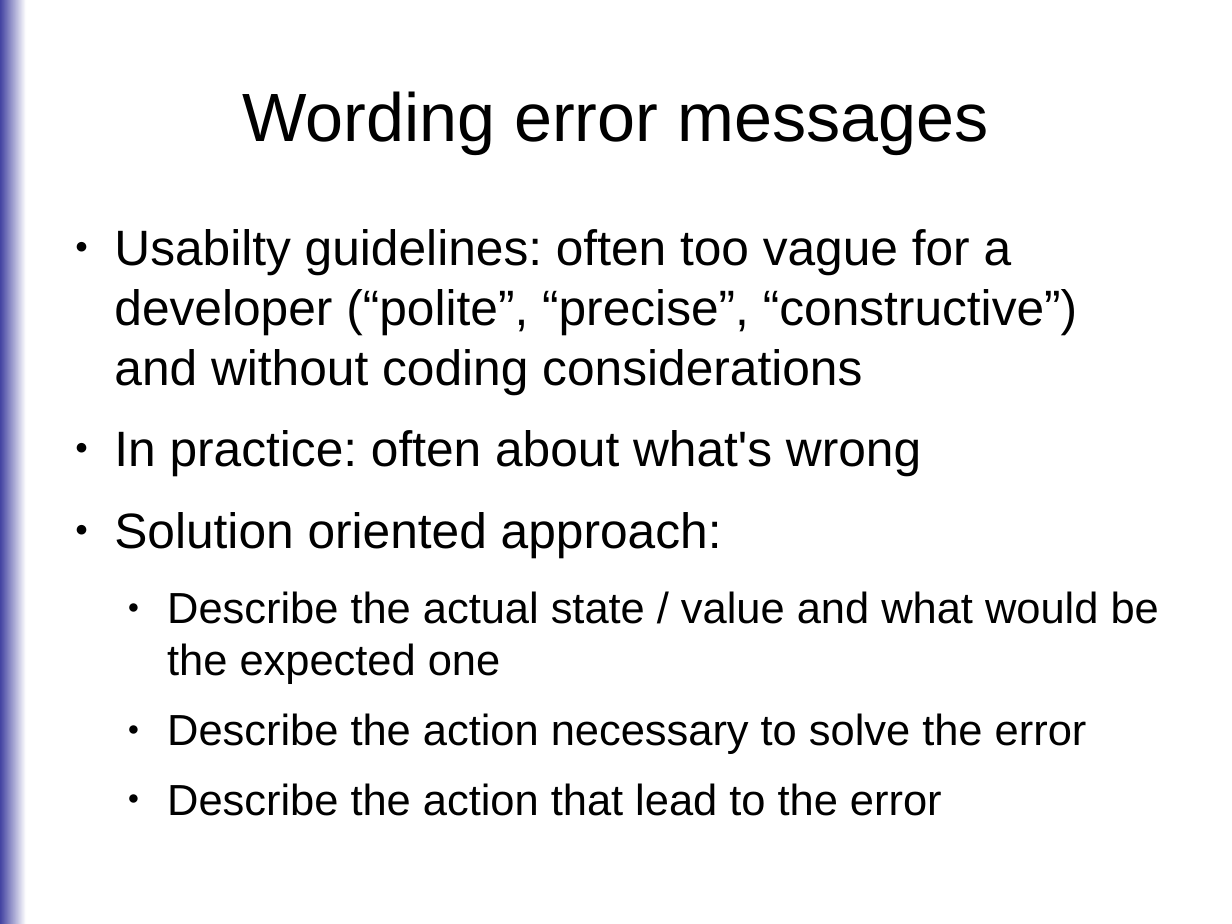
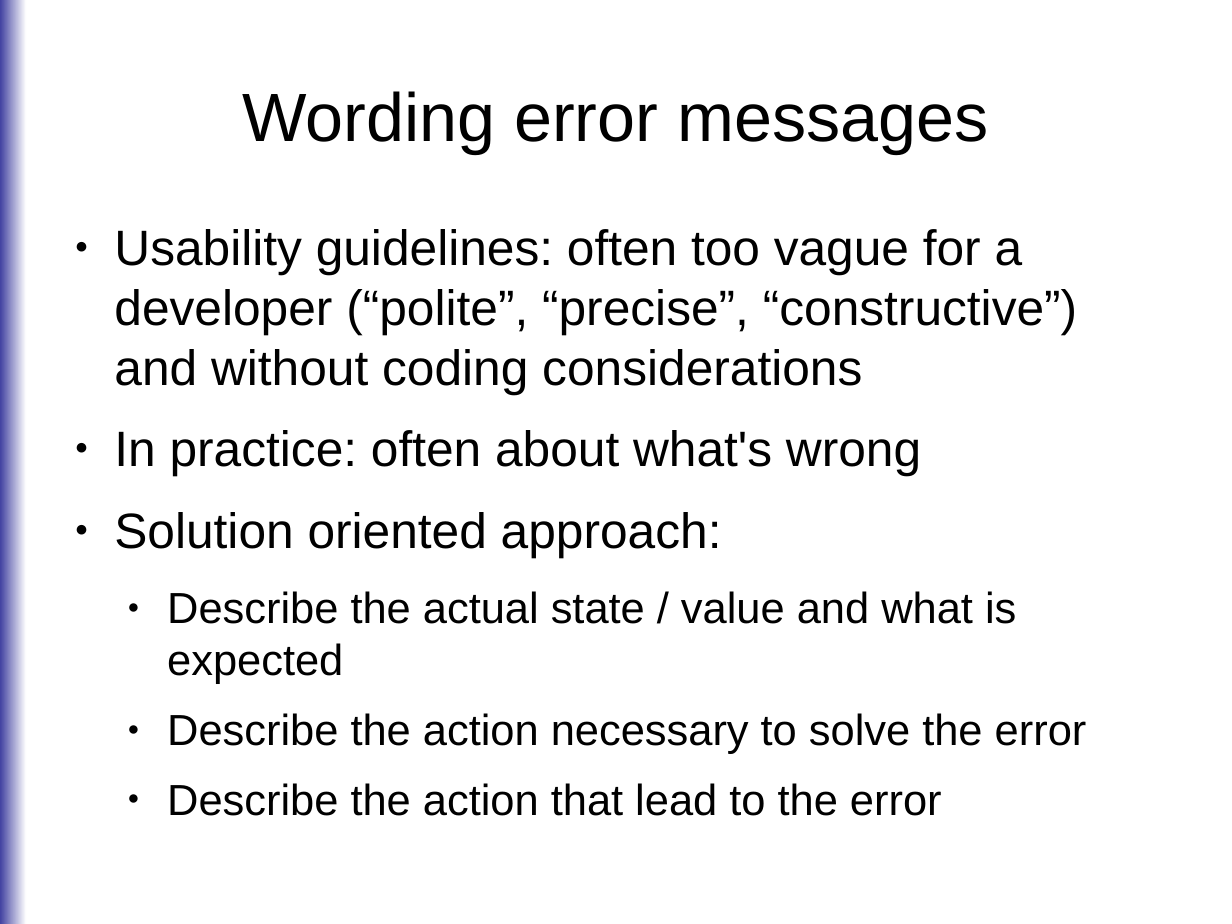
Before and after one commit to roskakori/talks, a slide deck: slide 39 of europython_2014/errorhandling/Solution oriented error handling.odp. Drawn at 1232x924 pixels with LibreOffice and Linux fonts; fonts in the diff are those of the drawing. Boxes give left, top, right and bottom in pixels: in the first picture for what was removed or moved away, otherwise in the second. Text is boxed around its words. In the diff, an @@ line names an element or a change of style, - is before the commit and + after.

Commit message:
Cleaned up spelling, formatting and untranslated German words.

```diff
--- a/europython_2014/errorhandling/Solution oriented error handling.odp
+++ b/europython_2014/errorhandling/Solution oriented error handling.odp
@@ text at [114,229,1078,394]: text changed @@
-● Usabilty guidelines: often too vague for a developer (“polite”, “precise”, “constructive”) and without coding considerations
+● Usability guidelines: often too vague for a developer (“polite”, “precise”, “constructive”) and without coding considerations
@@ text at [167,591,1016,684]: text changed @@
-  ● Describe the actual state / value and what would be the expected one
+  ● Describe the actual state / value and what is expected
```
Also in this commit, not shown: 16 other slides changed.
